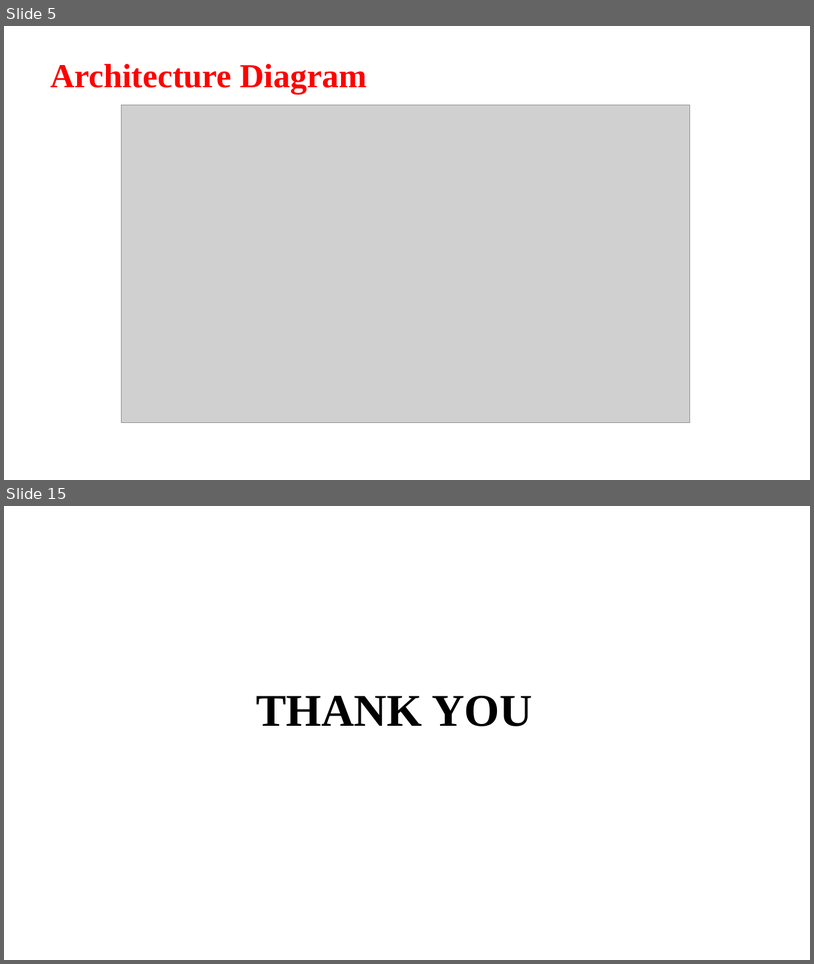
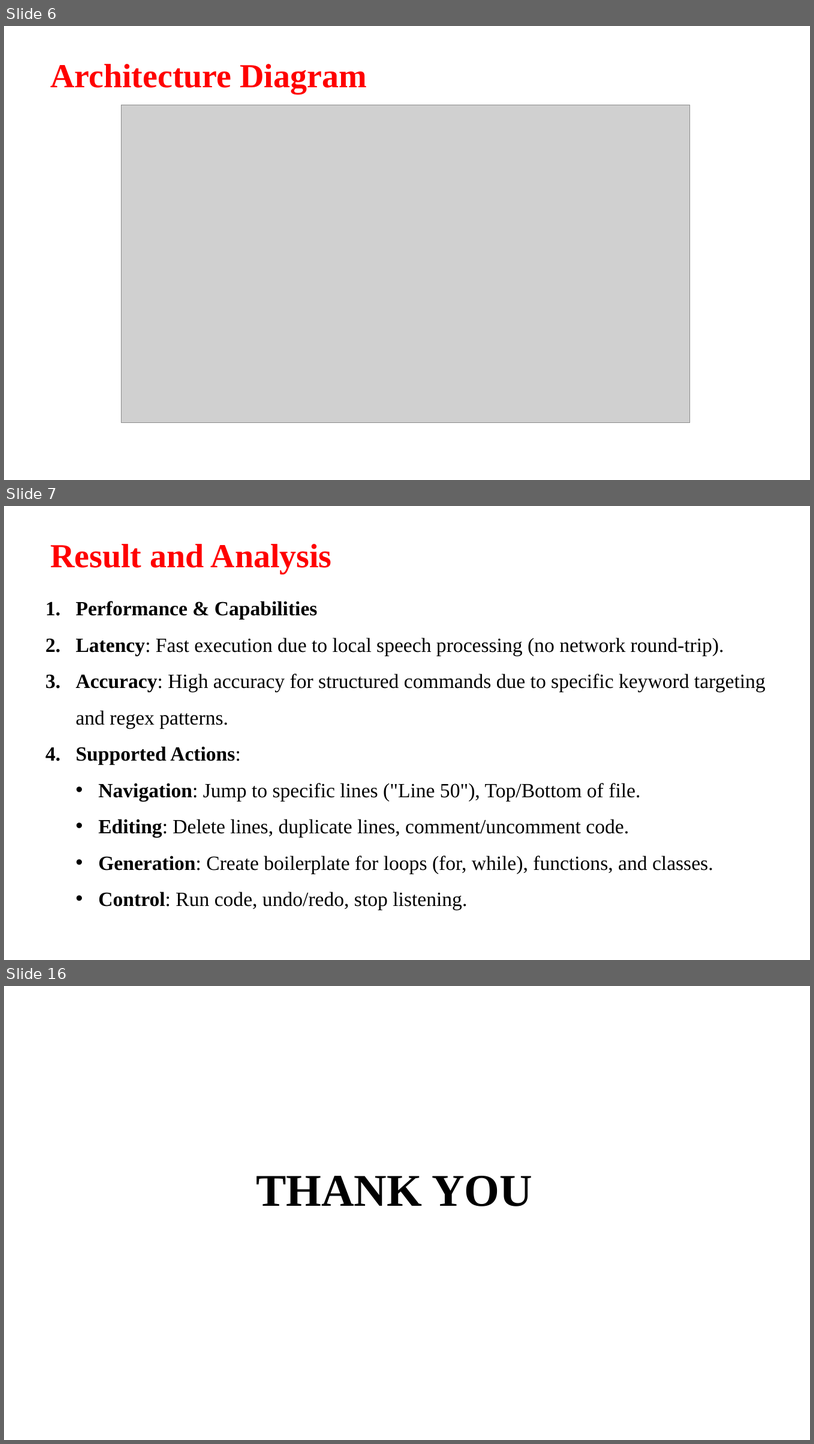
Before and after one commit to Aashif786/Coding_Assistant, a slide deck: docs/ppts/batch20 1st review.pptx. Shown one above the other, each under a label of ours: slides 5 and 15 before the commit, slides 6, 7 and 16 after it; the slides between them are not shown. The pictures are 814x964 and 814x1444 pixels, drawn with LibreOffice and Linux fonts; fonts in the diff are those of the drawing; grey boxes stand for pictures; background and template pictures are left out. Boxes give left, top, right and bottom in pixels: in the first picture for what was removed or moved away, otherwise in the second. Text is boxed around its words. In the diff, an @@ line names an element or a change of style, - is before the commit and + after.

```diff
--- a/docs/ppts/batch20 1st review.pptx
+++ b/docs/ppts/batch20 1st review.pptx
@@ slide 7 added at (4,506,810,960), background picture (left out) @@
@@ title added at (50,544,332,573), 40 pt, text #FF0000, bold @@
+Result and Analysis
@@ text added at (76,601,766,910), 24 pt, text #000000 @@
+1. Performance & Capabilities
+2. Latency: Fast execution due to local speech processing (no network round-trip).
+3. Accuracy: High accuracy for structured commands due to specific keyword targeting and regex patterns.
+4. Supported Actions:
+  • Navigation: Jump to specific lines ("Line 50"), Top/Bottom of file.
+  • Editing: Delete lines, duplicate lines, comment/uncomment code.
+  • Generation: Create boilerplate for loops (for, while), functions, and classes.
+  • Control: Run code, undo/redo, stop listening.
@@ what was slide 5 is now slide 6 @@
@@ what was slide 15 is now slide 16 @@
```
Also in this commit, not shown: 5 slides changed, 8 other slides added, 8 slides removed, 12 other files.
